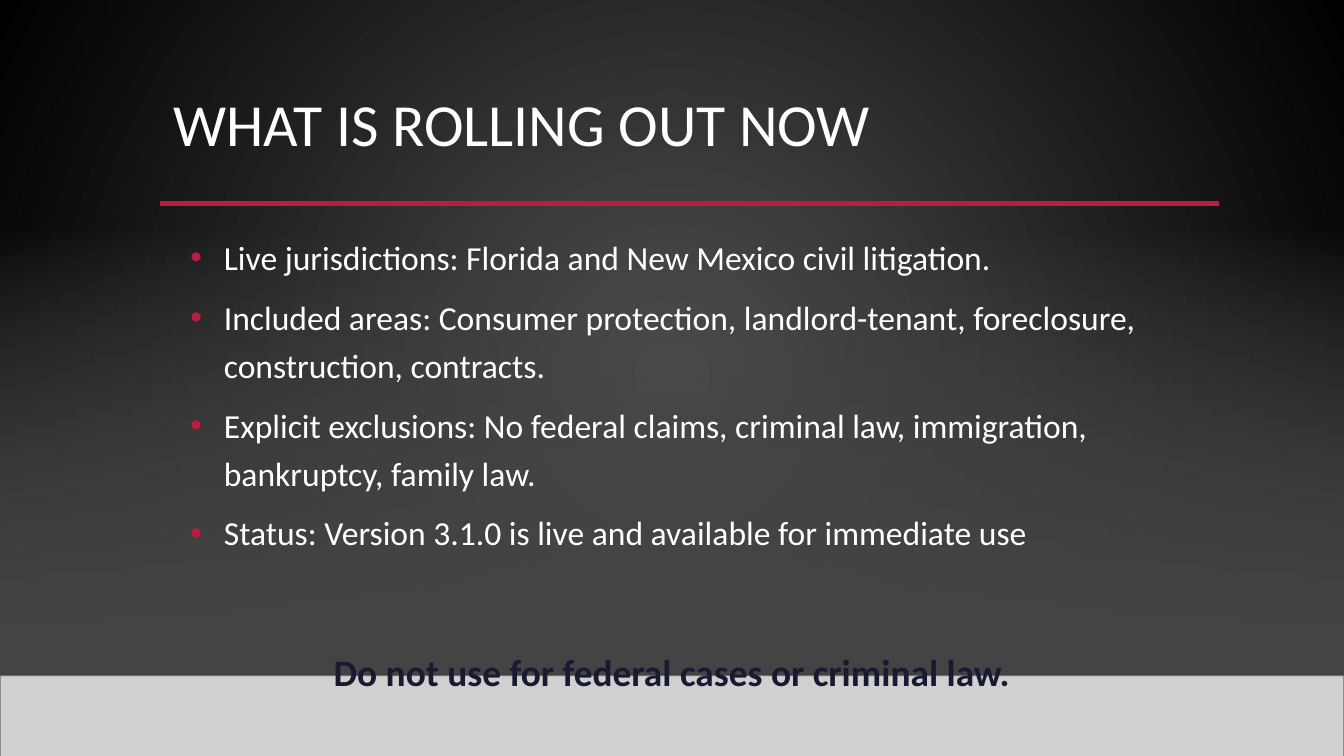
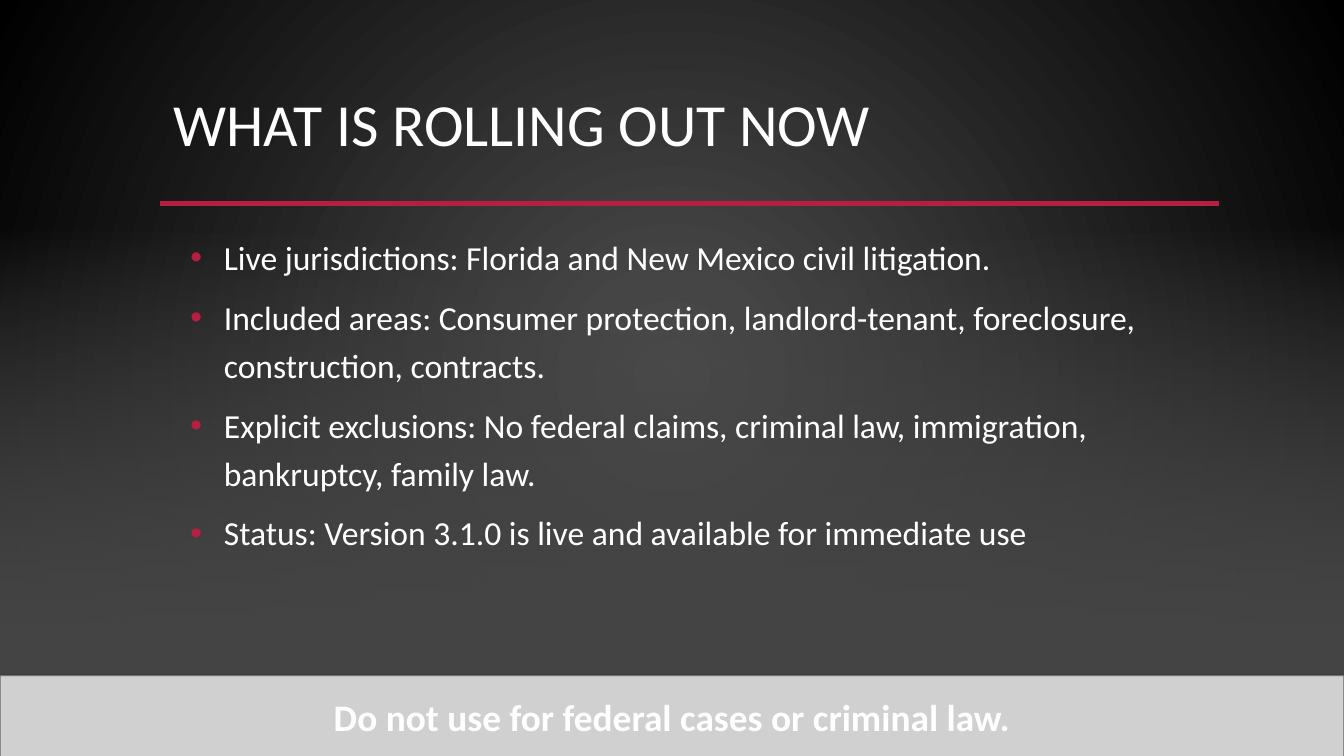
Before and after one commit to wisdom1456/Finding_Email, a slide deck: slide 20 of presentation/harvey_ai_attorney_adoption.pptx (slide 17 before the commit). Drawn at 1344x756 pixels with LibreOffice and Linux fonts; fonts in the diff are those of the drawing; grey boxes stand for pictures; background and template pictures are left out. Boxes give left, top, right and bottom in pixels: in the first picture for what was removed or moved away, otherwise in the second. Text is boxed around its words. In the diff, an @@ line names an element or a change of style, - is before the commit and + after.

```diff
--- a/presentation/harvey_ai_attorney_adoption.pptx
+++ b/presentation/harvey_ai_attorney_adoption.pptx
@@ text "Do not use for federal ...": place and size @@
-text "Do not use for federal ..." at box(334, 660, 1010, 696)
+text "Do not use for federal ..." at box(334, 705, 1010, 731)
@@ text "Do not use for federal ..." at box(334, 705, 1010, 731): text colour #181A31 to #FFFFFF @@
```
Also in this commit, not shown: 7 other slides changed, 3 slides added, 6 other files.
